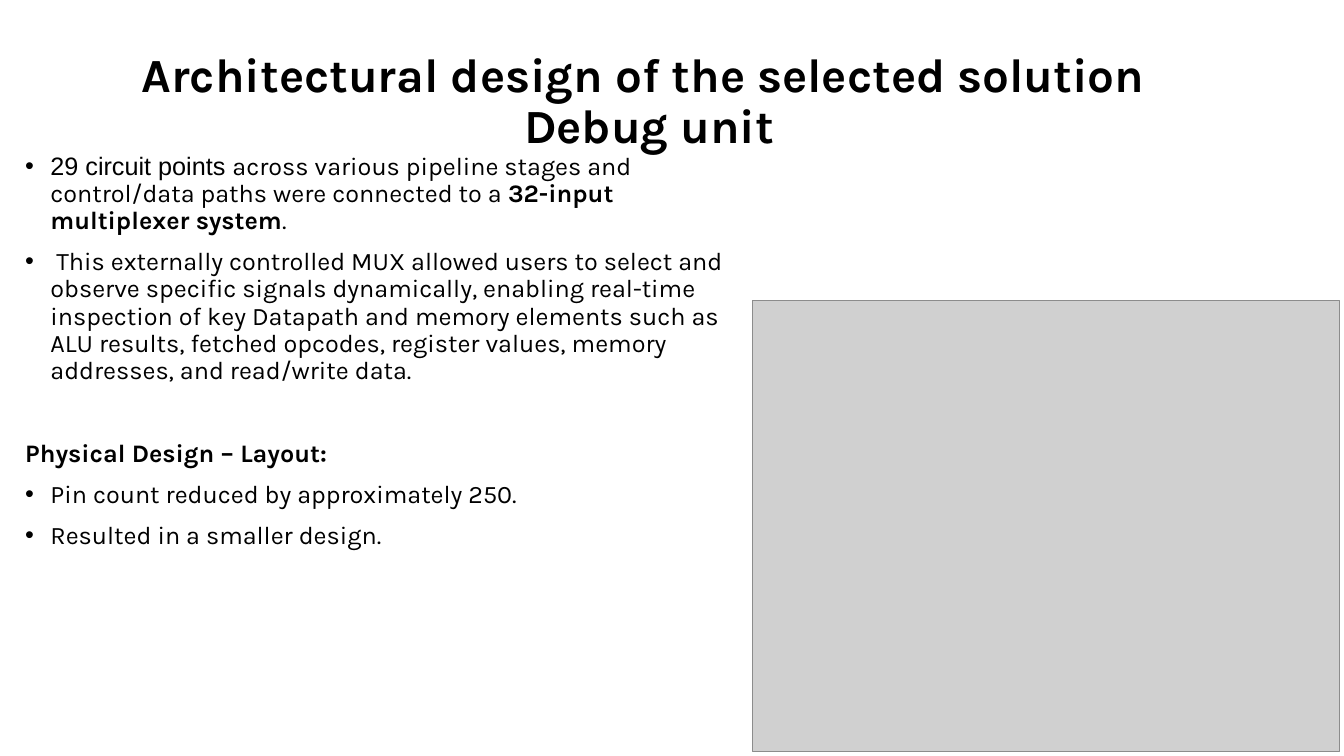
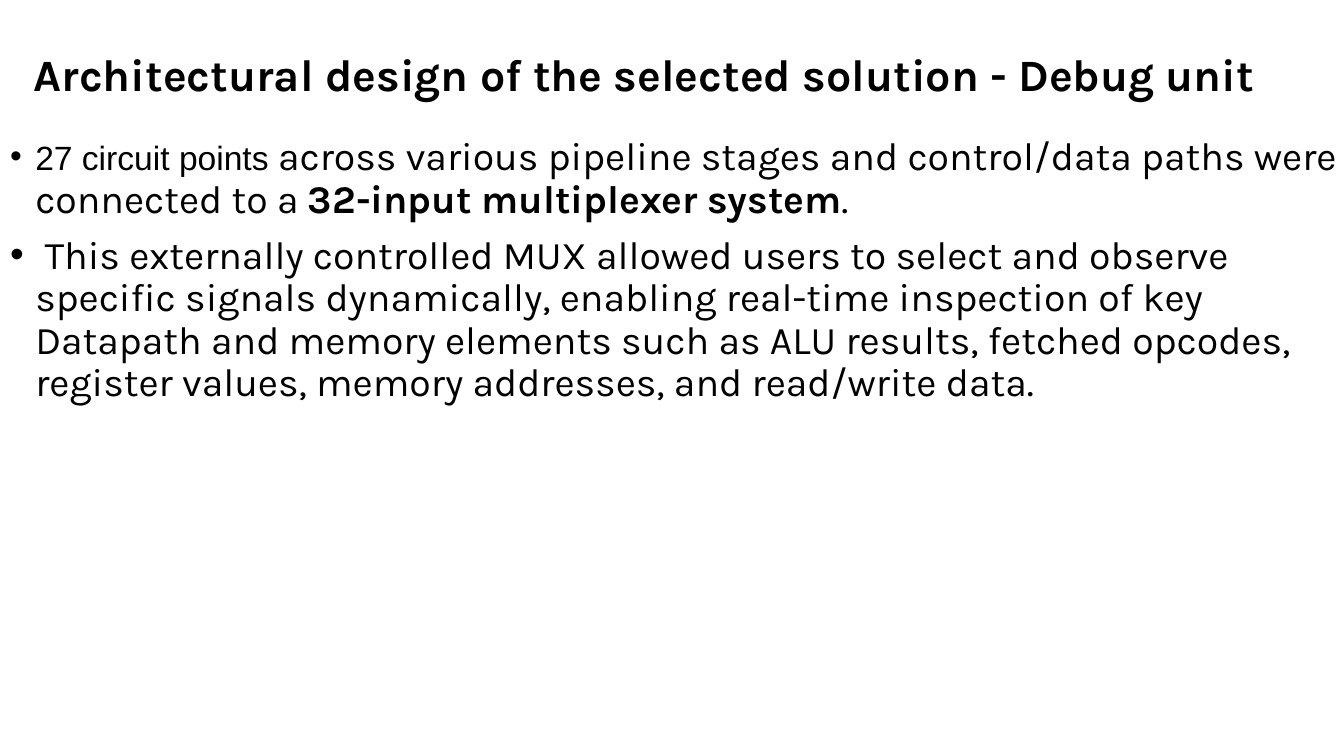
Before and after one commit to muhammad0bi/044169_project_B, a slide deck: slide 12 of Presintaions and Reports/Final presntaion VLSI.pptx (slide 14 before the commit). Drawn at 1344x756 pixels with LibreOffice and Linux fonts; fonts in the diff are those of the drawing; grey boxes stand for pictures. Boxes give left, top, right and bottom in pixels: in the first picture for what was removed or moved away, otherwise in the second. Text is boxed around its words. In the diff, an @@ line names an element or a change of style, - is before the commit and + after.

```diff
--- a/Presintaions and Reports/Final presntaion VLSI.pptx
+++ b/Presintaions and Reports/Final presntaion VLSI.pptx
@@ title at bbox=[34, 59, 1254, 102]: text changed; size 34 to 32 pt @@
-Architectural design of the selected solution
-Debug unit
+Architectural design of the selected solution - Debug unit
@@ text "27 circuit points across various ...": place and size @@
-text "27 circuit points across various ..." at bbox=[25, 156, 722, 550]
+text "27 circuit points across various ..." at bbox=[35, 141, 1337, 406]
@@ text at bbox=[35, 141, 1337, 223]: text changed; size 18 to 28 pt @@
-• 29 circuit points across various pipeline stages and control/data paths were connected to a 32-input multiplexer system.
+• 27 circuit points across various pipeline stages and control/data paths were connected to a 32-input multiplexer system.
@@ text at bbox=[35, 242, 1290, 406]: size 18 to 28 pt in "This externally controlled MUX allowed users to ..." @@
@@ picture removed at bbox=[753, 300, 1340, 752] @@
@@ text at bbox=[25, 444, 516, 550]: paragraphs removed @@
-Physical Design – Layout:
-• Pin count reduced by approximately 250.
-• Resulted in a smaller design.
```
Also in this commit, not shown: 4 other slides changed, 3 slides removed.
